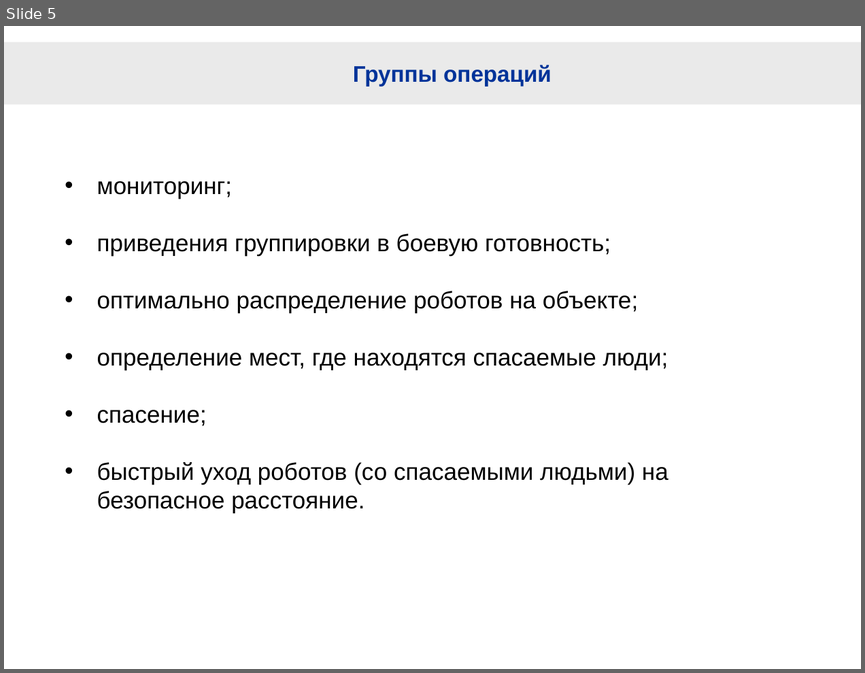
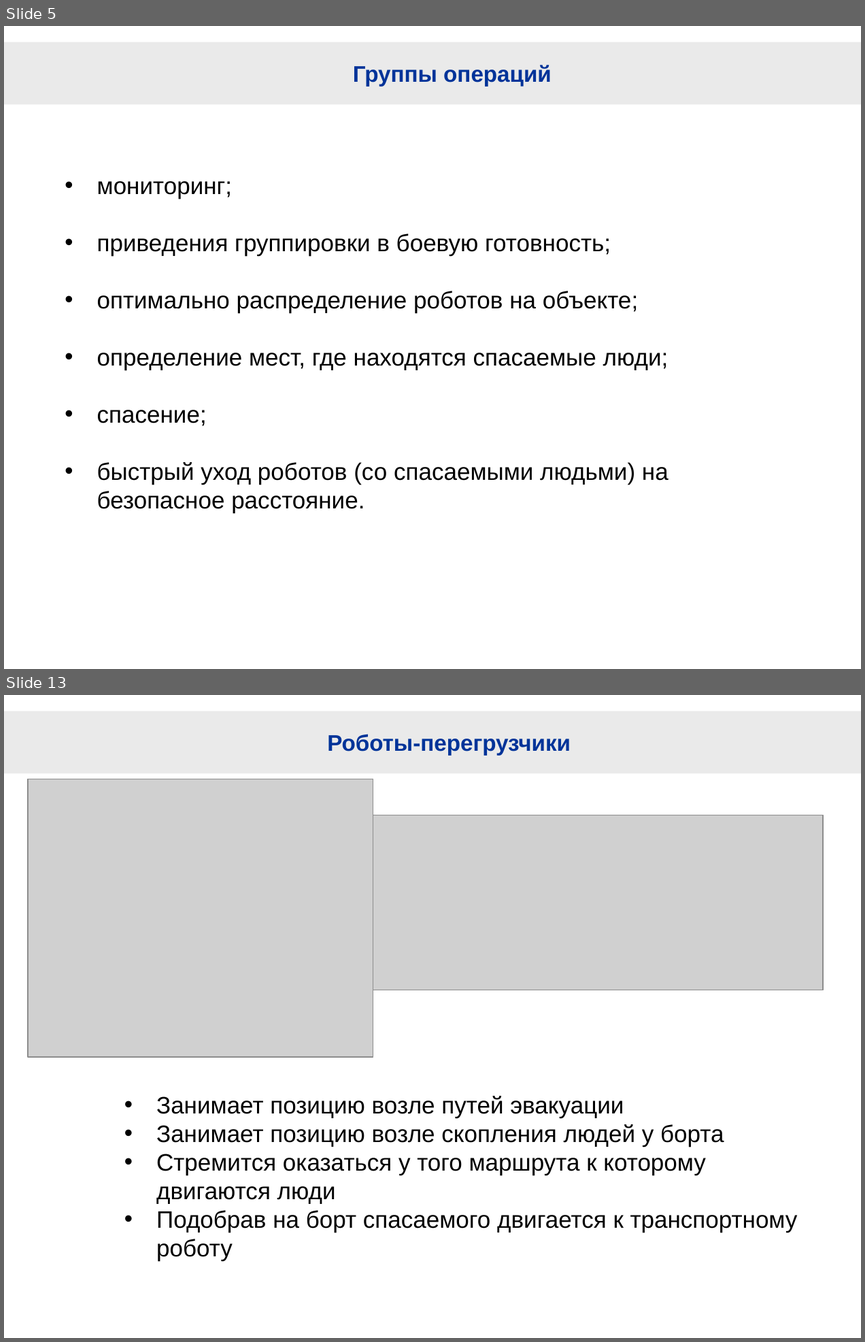
Before and after one commit to hellraptor/RescueRobots, a slide deck: RescueRobotsForNN.pptx. Shown one above the other, each under a label of ours: slide 5 before the commit, slides 5 and 13 after it; the slides between them are not shown. The pictures are 865x673 and 865x1342 pixels, drawn with LibreOffice and Linux fonts; fonts in the diff are those of the drawing; grey boxes stand for pictures; background and template pictures are left out. Boxes give left, top, right and bottom in pixels: in the first picture for what was removed or moved away, otherwise in the second. Text is boxed around its words. In the diff, an @@ line names an element or a change of style, - is before the commit and + after.

```diff
--- a/RescueRobotsForNN.pptx
+++ b/RescueRobotsForNN.pptx
@@ slide 13 added at [4,695,861,1338], background #FFFFFF; not listed: 1 template element that a slide beside it also shows @@
@@ title added at [327,734,570,756], 19 pt, text #003399, bold @@
+Роботы-перегрузчики
@@ picture added at [28,779,373,1057] @@
@@ picture added at [373,815,823,989] @@
@@ text added at [156,1096,798,1261], 20 pt, text #000000 @@
+• Занимает позицию возле путей эвакуации
+• Занимает позицию возле скопления людей у борта
+• Стремится оказаться у того маршрута к которому двигаются люди
+• Подобрав на борт спасаемого двигается к транспортному роботу
```
Also in this commit, not shown: 1 slide changed, 9 other slides added, 3 slides removed, 1 other file.
